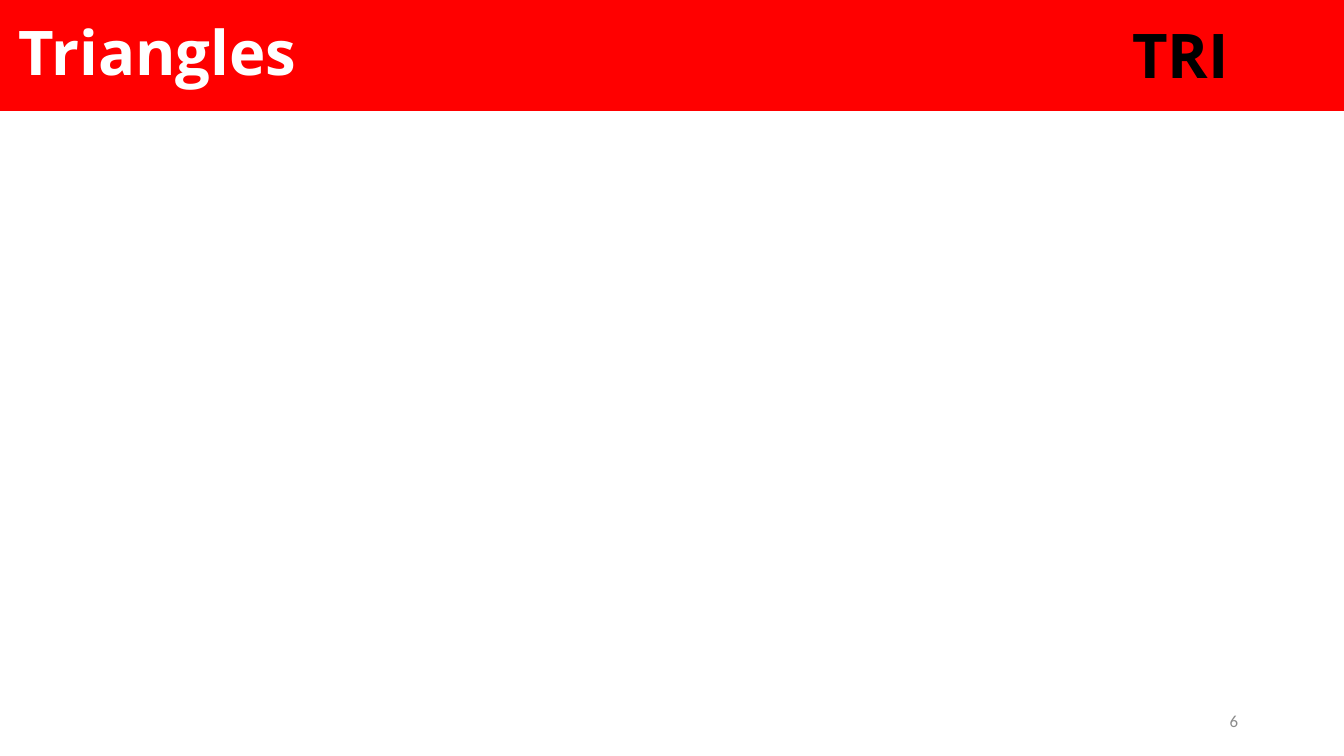
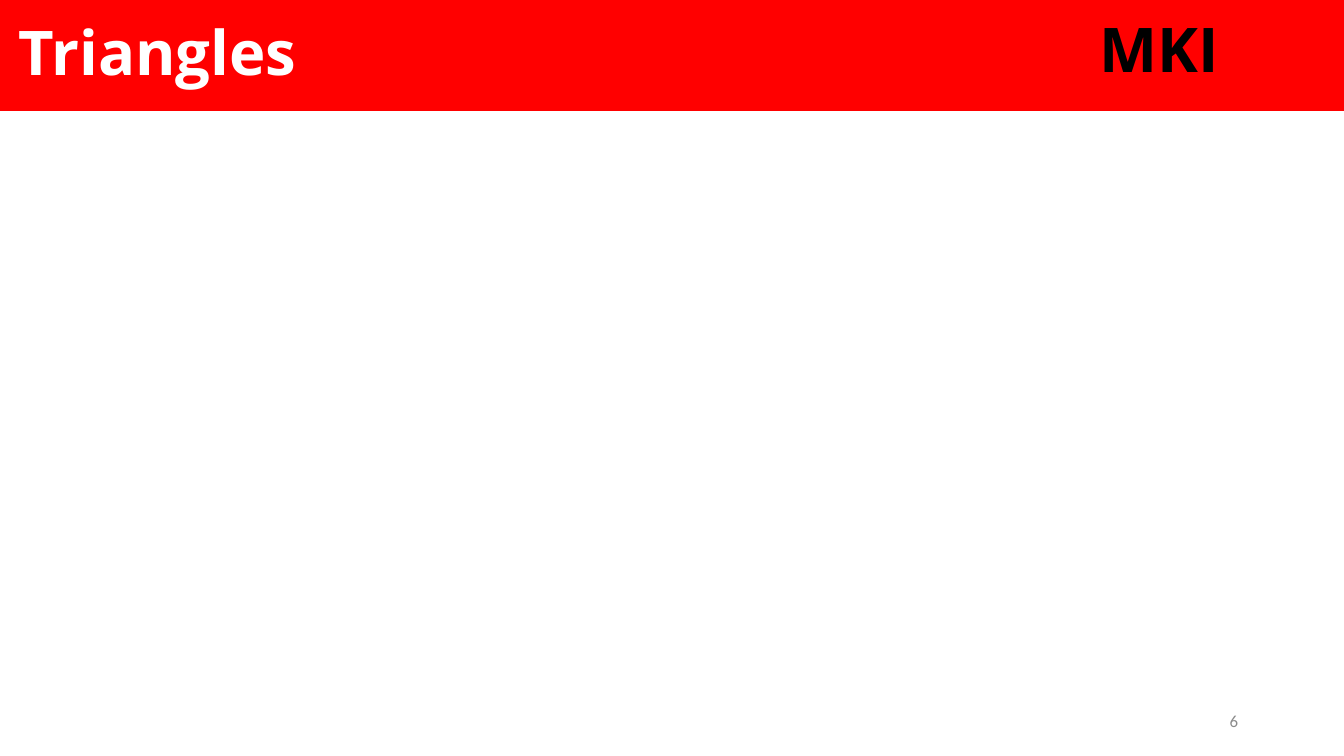
Before and after one commit to EOSCogniton/Ressources2020, a slide deck: slide 6 of TO_TOPs/05_Top_Synth/Template v2.0.pptx. Drawn at 1344x756 pixels with LibreOffice and Linux fonts; fonts in the diff are those of the drawing; background and template pictures are left out. Boxes give left, top, right and bottom in pixels: in the first picture for what was removed or moved away, otherwise in the second. Text is boxed around its words. In the diff, an @@ line names an element or a change of style, - is before the commit and + after.

```diff
--- a/TO_TOPs/05_Top_Synth/Template v2.0.pptx
+++ b/TO_TOPs/05_Top_Synth/Template v2.0.pptx
@@ text added at (x1=1100, y1=28, x2=1219, y2=72), 33 pt, text #000000, bold @@
+MKI
@@ text removed at (x1=1132, y1=34, x2=1229, y2=78) @@
-TRI
```
Also in this commit, not shown: 39 other slides changed.
